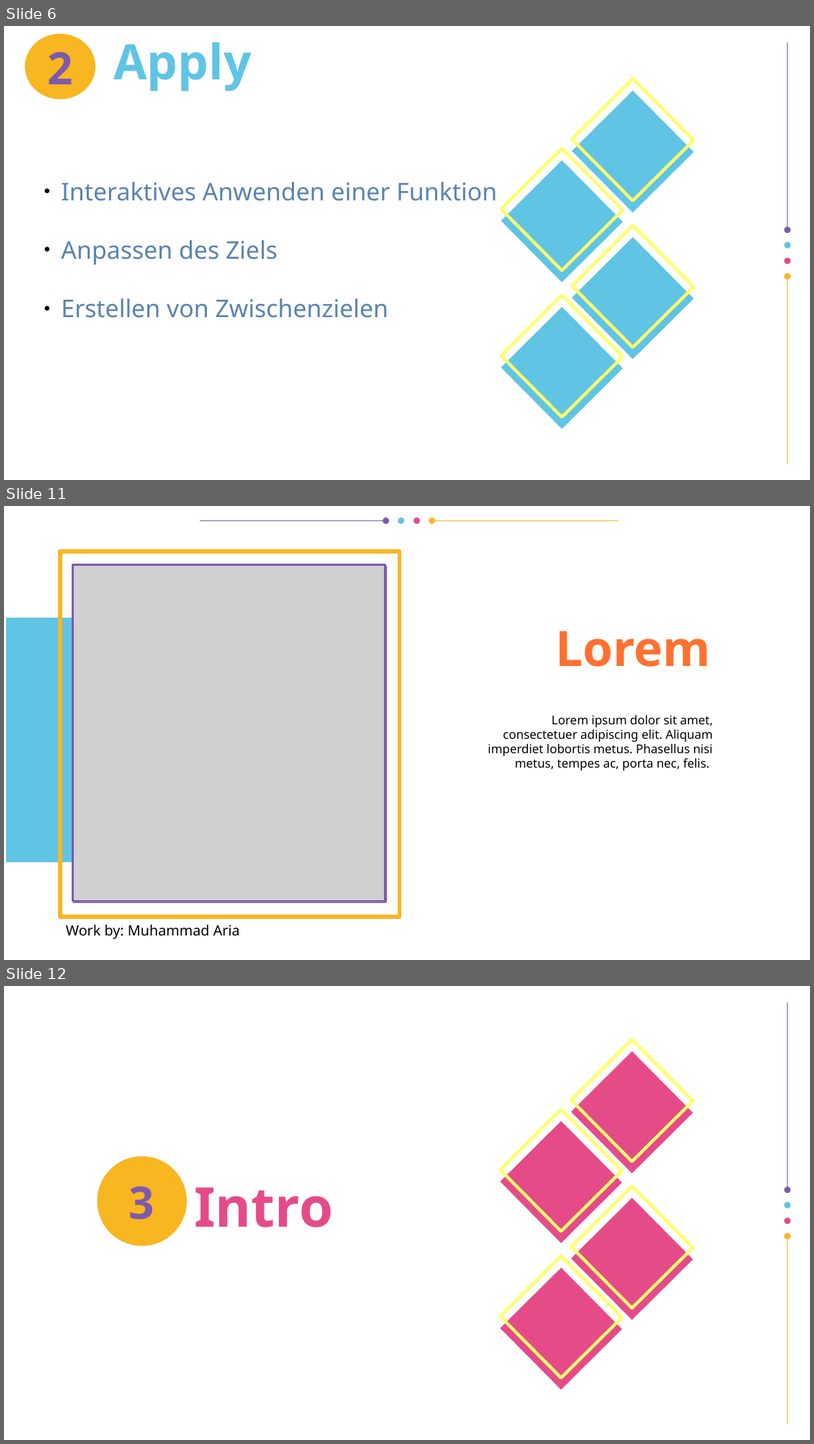
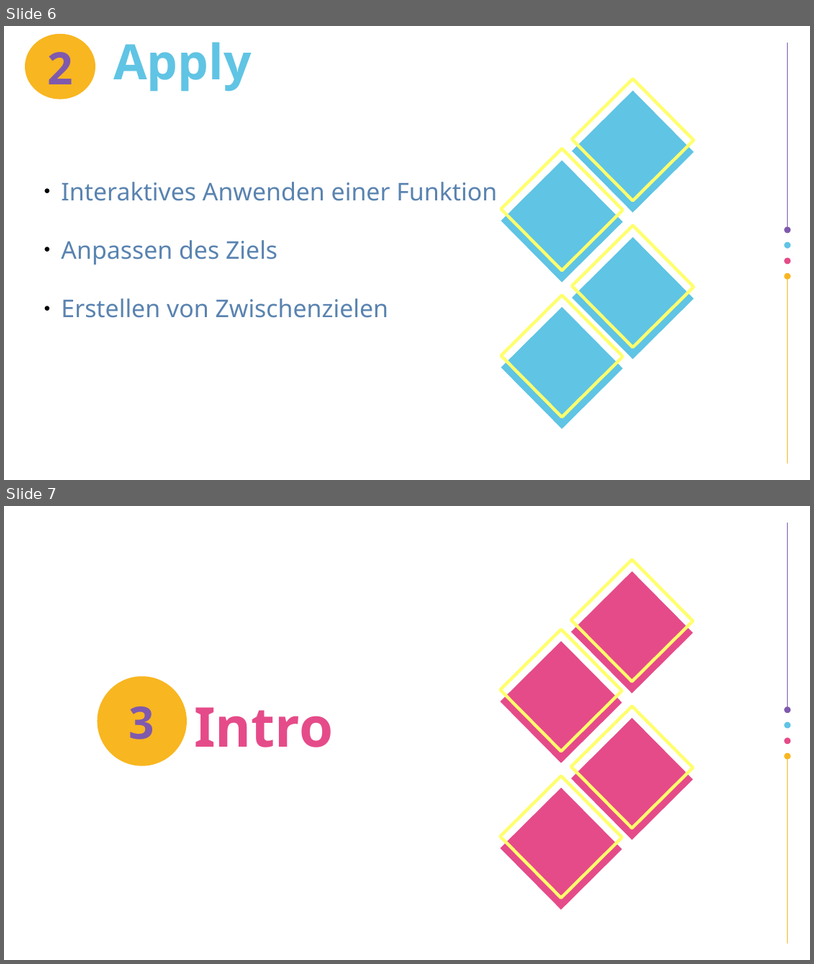
Before and after one commit to airberlin1/ProseminarBeweisassistenten, a slide deck: presentation.odp. Shown one above the other, each under a label of ours: slides 6, 11 and 12 before the commit, slides 6 and 7 after it; the slides between them are not shown. The pictures are 814x1444 and 814x964 pixels, drawn with LibreOffice and Linux fonts; fonts in the diff are those of the drawing; grey boxes stand for pictures; background and template pictures are left out. Boxes give left, top, right and bottom in pixels: in the first picture for what was removed or moved away, otherwise in the second. Text is boxed around its words. In the diff, an @@ line names an element or a change of style, - is before the commit and + after.

```diff
--- a/presentation.odp
+++ b/presentation.odp
@@ slide 11 removed at (4, 506, 810, 960), background #FFFFFF @@
@@ group removed at (200, 518, 618, 524): 6 freeform shapes @@
@@ freeform shape removed at (60, 551, 400, 916) @@
@@ picture removed at (72, 564, 387, 902) @@
@@ freeform shape removed at (73, 564, 386, 901) @@
@@ freeform shape removed at (73, 564, 386, 901) @@
@@ freeform shape removed at (74, 566, 386, 902) @@
@@ freeform shape removed at (80, 572, 378, 894) @@
@@ freeform shape removed at (80, 574, 379, 896) @@
@@ freeform shape removed at (6, 618, 266, 862) @@
@@ title removed at (556, 631, 711, 667) @@
-Lorem
@@ title removed at (488, 715, 713, 770) @@
-Lorem ipsum dolor sit amet, consectetuer adipiscing elit. Aliquam imperdiet lobortis metus. Phasellus nisi metus, tempes ac, porta nec, felis.
@@ text removed at (66, 924, 240, 939) @@
-Work by: Muhammad Aria
@@ what was slide 12 is now slide 7 @@
```
Also in this commit, not shown: 1 slide changed, 6 other slides removed, 1 other file.
